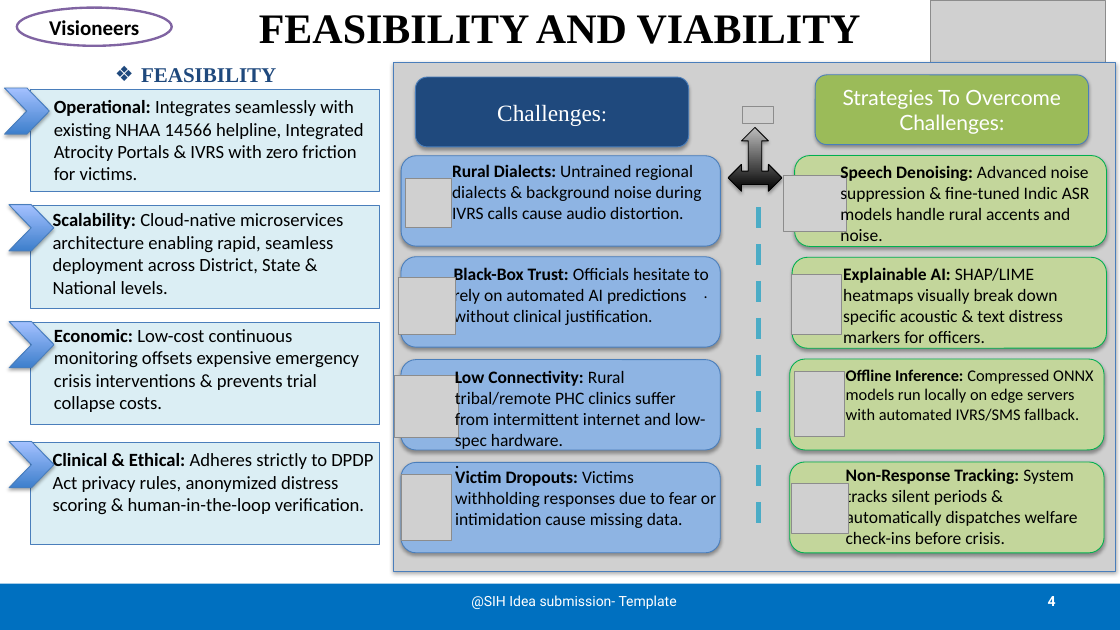
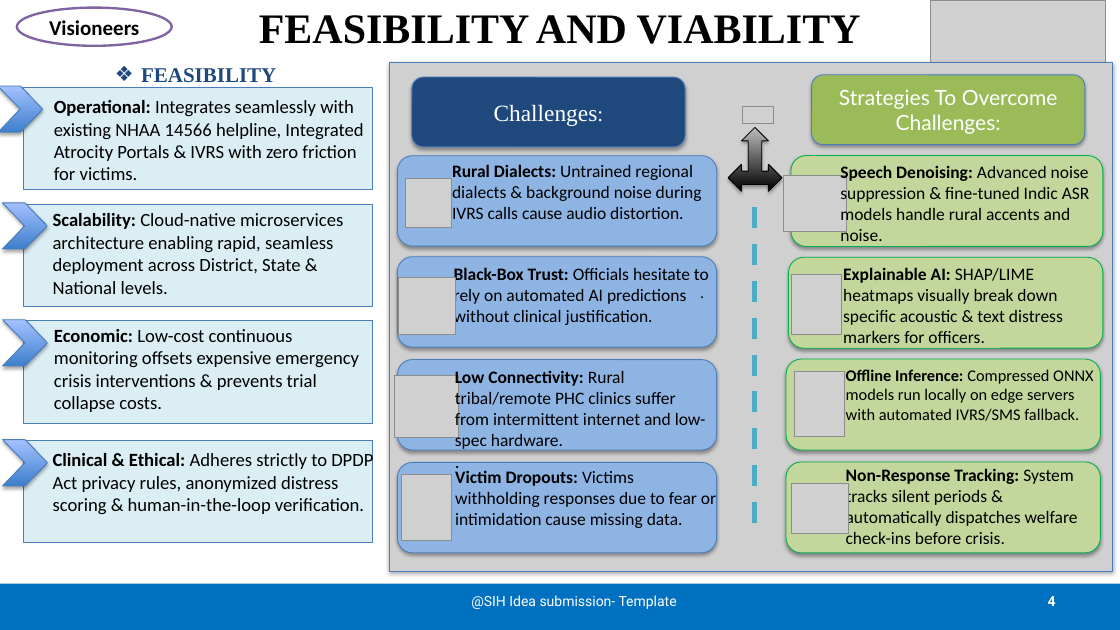
Before and after one commit to kartikaborse/ManoRakshak, a slide deck: slide 4 of Visioneers-SIH-2026.pptx. Drawn at 1120x630 pixels with LibreOffice and Linux fonts; fonts in the diff are those of the drawing; grey boxes stand for pictures. Boxes give left, top, right and bottom in pixels: in the first picture for what was removed or moved away, otherwise in the second. Text is boxed around its words. In the diff, an @@ line names an element or a change of style, - is before the commit and + after.

```diff
--- a/Visioneers-SIH-2026.pptx
+++ b/Visioneers-SIH-2026.pptx
@@ 9 rounded rectangles, 4 rectangles, 2 chevrons, 1 picture, 1 line: place and size @@
-9 rounded rectangles, 4 rectangles, 2 chevrons, 1 picture, 1 line at box(4, 63, 1116, 572)
+9 rounded rectangles, 4 rectangles, 2 chevrons, 1 picture, 1 line at box(0, 63, 1112, 572)
@@ chevron: place and size @@
-chevron at box(9, 205, 54, 251)
+chevron at box(3, 202, 47, 249)
@@ chevron: place and size @@
-chevron at box(9, 442, 54, 488)
+chevron at box(3, 439, 47, 486)
```
Also in this commit, not shown: 3 other slides changed, 3 other files.
